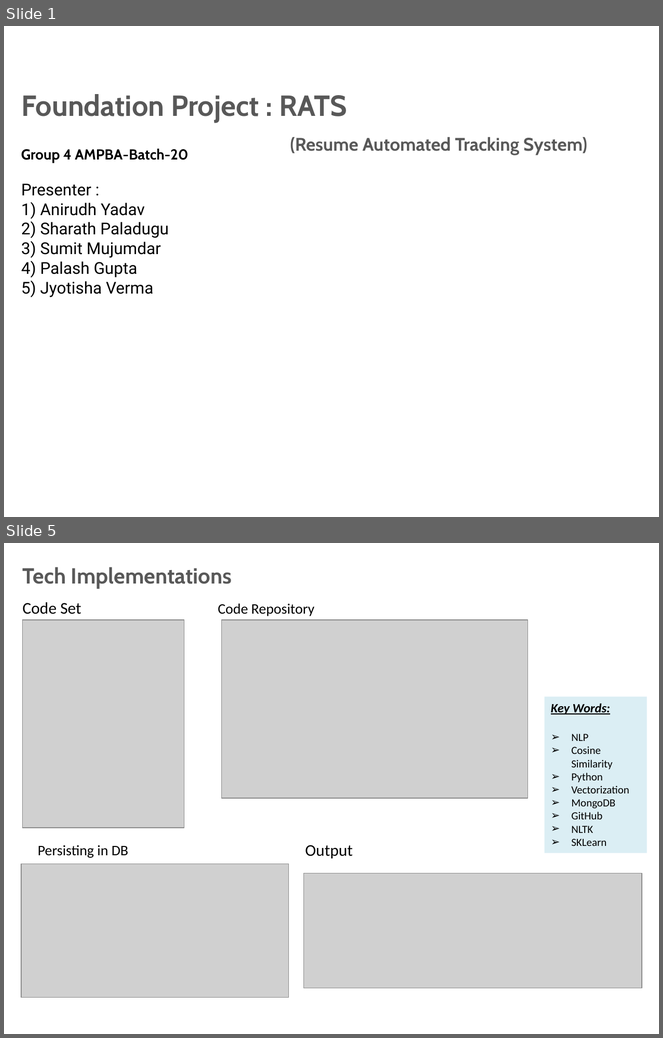
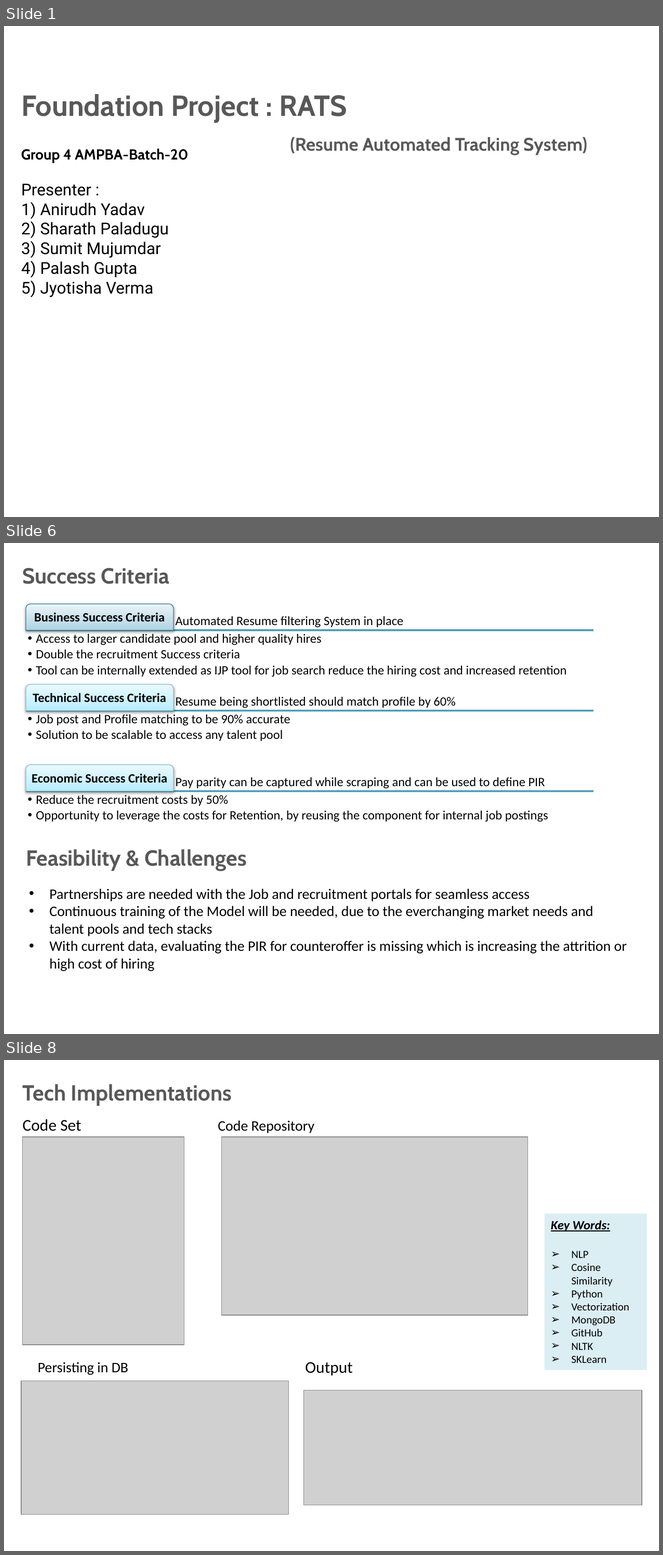
Before and after one commit to anirudhyadav/ISBG4FP1, a slide deck: Foundation_Project_G4__Final_Review_Trending_Jobs.pptx. Shown one above the other, each under a label of ours: slides 1 and 5 before the commit, slides 1, 6 and 8 after it; the slides between them are not shown. The pictures are 663x1038 and 663x1555 pixels, drawn with LibreOffice and Linux fonts; fonts in the diff are those of the drawing; grey boxes stand for pictures; background and template pictures are left out. Boxes give left, top, right and bottom in pixels: in the first picture for what was removed or moved away, otherwise in the second. Text is boxed around its words. In the diff, an @@ line names an element or a change of style, - is before the commit and + after.

```diff
--- a/Foundation_Project_G4__Final_Review_Trending_Jobs.pptx
+++ b/Foundation_Project_G4__Final_Review_Trending_Jobs.pptx
@@ slide 6 added at (4,543,659,1034), background picture (left out); not listed: 1 template element that a slide beside it also shows @@
@@ title added at (23,568,169,584), 24 pt, text #585858, bold @@
+Success Criteria
@@ group added at (26,604,594,822): 9 texts, 3 lines, 3 round same rects @@
+Automated Resume filtering System in place
+Business Success Criteria
+  • Access to larger candidate pool and higher quality hires
+  • Double the recruitment Success criteria
+  • Tool can be internally extended as IJP tool for job search reduce the hiring cost and increased retention
+Resume being shortlisted should match profile by 60%
+Technical Success Criteria
+  • Job post and Profile matching to be 90% accurate
+  • Solution to be scalable to access any talent pool
+Pay parity can be captured while scraping and can be used to define PIR
+Economic Success Criteria
+  • Reduce the recruitment costs by 50%
+  • Opportunity to leverage the costs for Retention, by reusing the component for internal job postings
@@ text added at (26,849,247,871), 24 pt, text #585858, bold @@
+Feasibility & Challenges
@@ text added at (49,889,627,971), 16 pt, text #000000 @@
+• Partnerships are needed with the Job and recruitment portals for seamless access
+• Continuous training of the Model will be needed, due to the everchanging market needs and talent pools and tech stacks
+• With current data, evaluating the PIR for counteroffer is missing which is increasing the attrition or high cost of hiring
@@ what was slide 5 is now slide 8 @@
```
Also in this commit, not shown: 3 slides changed, 3 other slides added, 2 slides removed.
